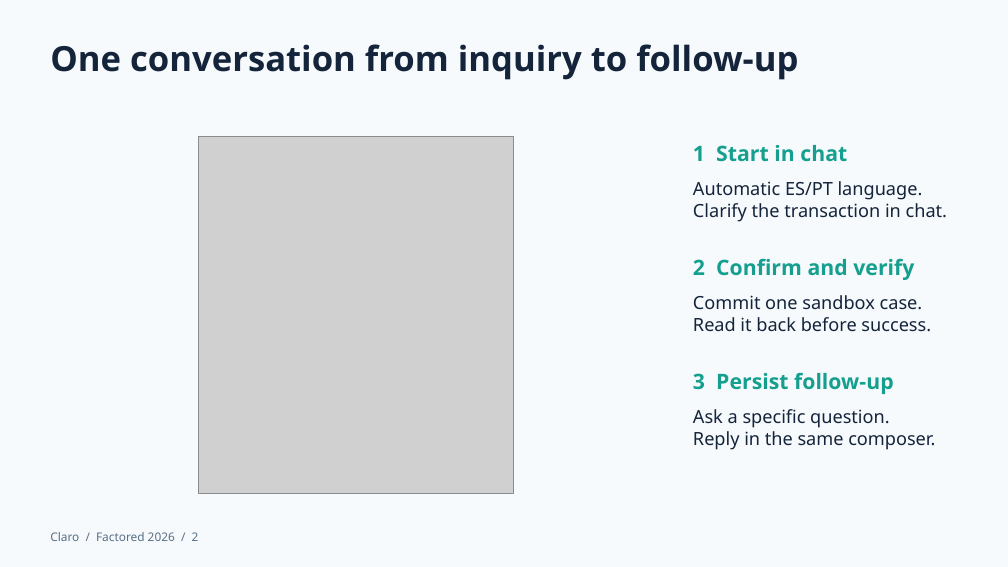
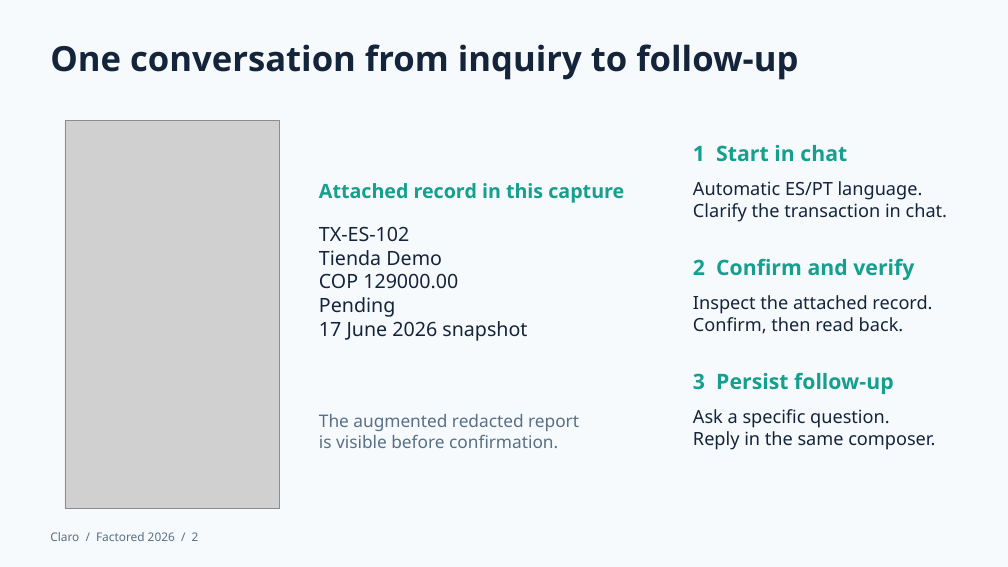
Before and after one commit to nicoceron/factored-hackathon-2026-nicoceron, a slide deck: slide 2 of submission/Claro-Hackathon-2026.pptx. Drawn at 1008x567 pixels with LibreOffice and Linux fonts; fonts in the diff are those of the drawing; grey boxes stand for pictures. Boxes give left, top, right and bottom in pixels: in the first picture for what was removed or moved away, otherwise in the second. Text is boxed around its words. In the diff, an @@ line names an element or a change of style, - is before the commit and + after.

Commit message:
Resolve final chat review findings and refresh proven demo evidence

```diff
--- a/submission/Claro-Hackathon-2026.pptx
+++ b/submission/Claro-Hackathon-2026.pptx
@@ picture added at <box>65,120,280,509</box> @@
@@ picture removed at <box>198,136,514,493</box> @@
@@ text added at <box>319,183,624,203</box>, 18.8 pt, text #149F8E, bold @@
+Attached record in this capture
@@ text added at <box>319,226,527,341</box>, 18.8 pt, text #14243B @@
+TX-ES-102
+Tienda Demo
+COP 129000.00
+Pending
+17 June 2026 snapshot
@@ text at <box>693,295,932,334</box>: text changed @@
-Commit one sandbox case.
-Read it back before success.
+Inspect the attached record.
+Confirm, then read back.
@@ text added at <box>319,414,579,448</box>, 16.5 pt, text #587087 @@
+The augmented redacted report
+is visible before confirmation.
```
Also in this commit, not shown: 1 other slide changed, 48 other files.
